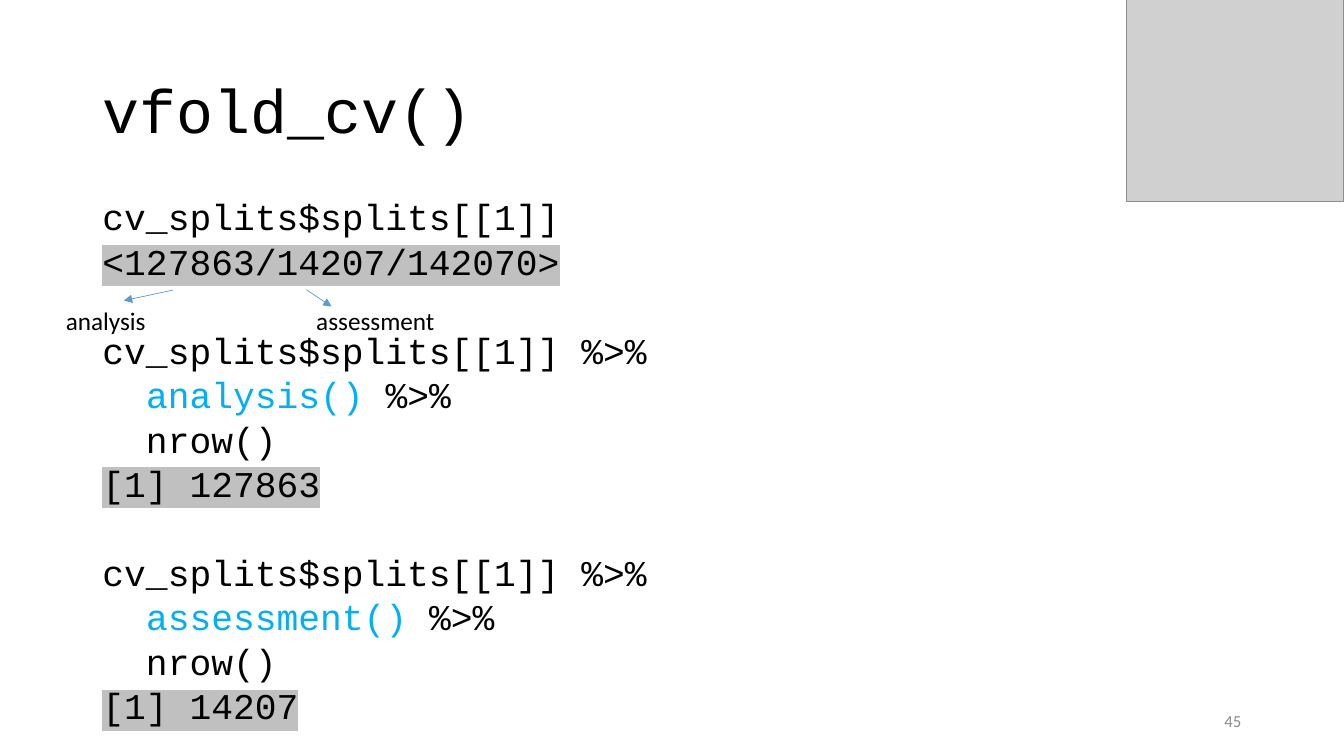
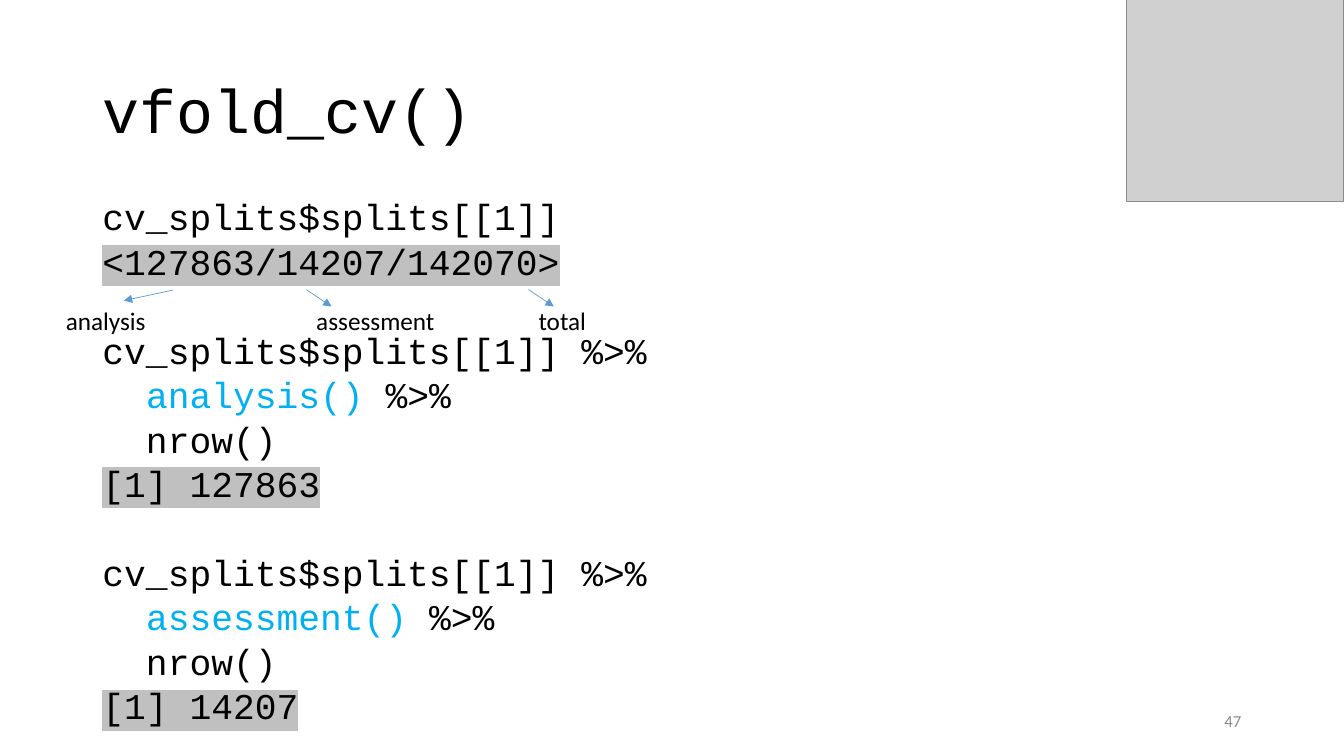
Before and after one commit to karlenaochoa/c4-ml-2020, a slide deck: slide 47 of slides/w2p1-bias-variance-resampling/w2p1.pptx (slide 45 before the commit). Drawn at 1344x756 pixels with LibreOffice and Linux fonts; fonts in the diff are those of the drawing; grey boxes stand for pictures. Boxes give left, top, right and bottom in pixels: in the first picture for what was removed or moved away, otherwise in the second. Text is boxed around its words. In the diff, an @@ line names an element or a change of style, - is before the commit and + after.

```diff
--- a/slides/w2p1-bias-variance-resampling/w2p1.pptx
+++ b/slides/w2p1-bias-variance-resampling/w2p1.pptx
@@ arrow added from (528, 289) to (554, 307), #5B9BD5 0.5 pt @@
@@ text added at [539, 312, 586, 331], 18 pt, text #000000 @@
+total
@@ page number at [1224, 716, 1241, 727]: text changed @@
-45
+47
```
Also in this commit, not shown: 6 other slides changed, 2 slides added.
